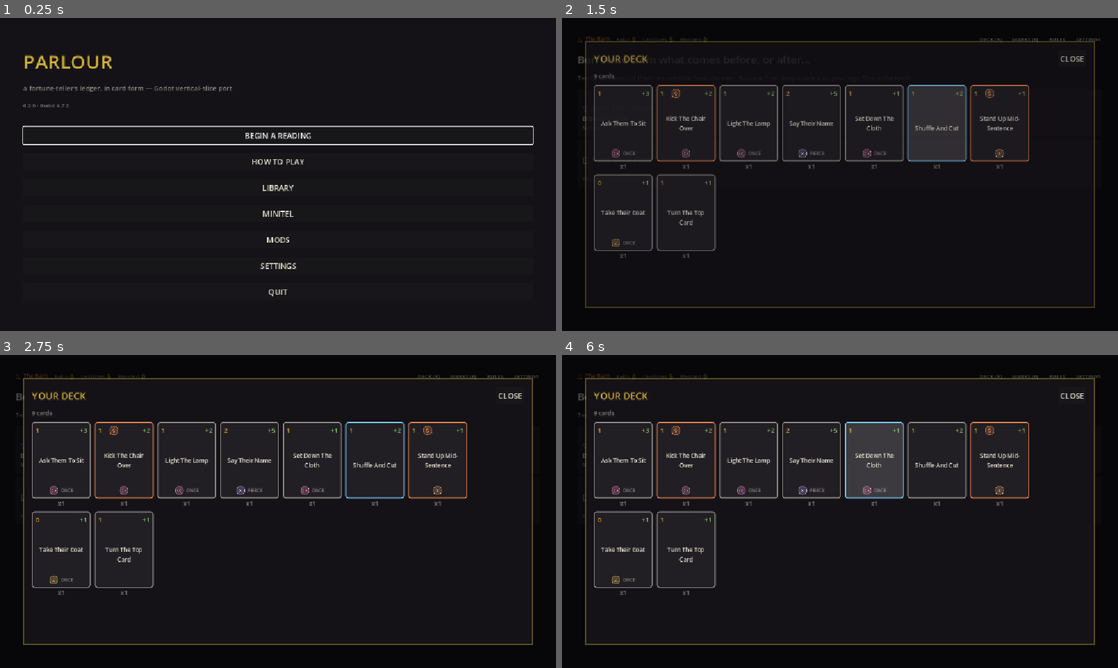
Above: before the commit, frames 1-4 (two rows, left to right).
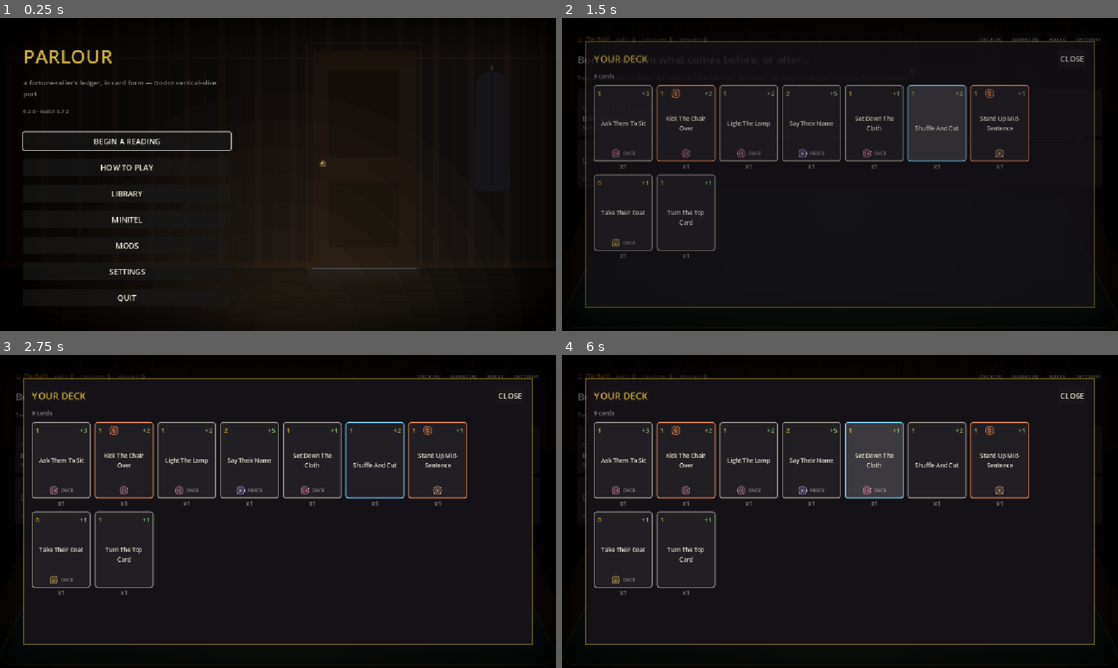
Above: after the commit, the same moments.

Repository: SwanFortune/fortune
Game: Godot game, scene res://scenes/Boot.tscn
Same seed, same stepped clock (60 frames per second), same inputs: the game is played once before the commit and once after it.
Inputs (mouse positions are in pixels of both pictures, inside the frame that each line leads up to):
- Up to frame 1 (0.25 s): no input
- Up to frame 2 (1.5 s): click "BEGIN A READING" at 0.5 s; tap Enter (ui_accept) at 1.25 s; move the mouse to (962, 158) at 1.27 s; hold Right (ui_right) from 1.28 s (still down); hold D (parlour_deck) from 1.28 s (still down); click (962, 158) at 1.42 s
- Up to frame 3 (2.75 s): tap Enter (ui_accept) at 1.52 s; release Right (ui_right) at 2 s; release D (parlour_deck) at 2 s; click "DECK (9)" at 2 s
- Up to frame 4 (6 s): click "MARKS (0)" at 2.75 s; click "RULES" at 3.5 s; click "SETTINGS" at 4.25 s; tap Enter (ui_accept) at 5, 5.75 s; drag from (728, 527) to (812, 574) at 5.02 s; move the mouse to (895, 442) at 5.77 s; hold Right (ui_right) from 5.78 s (still down); hold R (parlour_read) from 5.78 s (still down); click (895, 442) at 5.92 s

The runs differ from the first frame. In frame 1, 3.9% of the frame differs, in the area x 4-96%, y 10-91%; in frame 2, less than 0.1%; in frame 3, less than 0.1%; in frame 4, less than 0.1%.

Commit message:
Put every screen in the room, in three views
Drawing the parlour behind the reading screen made a new problem: the reading
screen was a room and the other thirteen were flat rectangles with widgets on
them, so the game looked half-finished in a way it had not before. The map is
seen as often as the reading is.

The room is now the backdrop to the whole game, in three views of the same
house:

  VIEW_TABLE  at the table, looking down at the cloth -- the reading, the
              result, rewards, the shop, events
  VIEW_DOOR   looking across the room at the closed door -- the main menu,
              "who knocks tonight?", and the end of a run, which is the night
              the knocking stops
  VIEW_WALL   the papered wall and the boards and nothing else -- settings,
              library, mods, the rules, the credits, the Minitel, choosing a
              sign

THE VIEW IS A PARAMETER OF UIKit.root_control(), not something each screen does
for itself. Every screen already called it, so this was one change rather than
thirteen -- and "every screen is somewhere" is now a rule a fourteenth screen
cannot forget, because it gets the room whether or not whoever writes it knows
the rule exists. test_scenes.gd asserts it from inside _check_focus(), which
every visit in the sweep already goes through, so the check extends to screens
that do not exist yet. It also asserts the room is BEHIND the screen: a backdrop
drawn over the words is worse than no backdrop, and nothing else would notice.
Both verified by stubbing and watching all 27 screen visits go red.

VIEW_WALL exists because the first pass gave the reference screens the table. A
settings list is dense with words and nothing is happening in it; a table laid
out behind a row of sliders, with a teacup showing through the gaps between
them, is something to look past rather than at.

The menu became a column. With a room behind it, the stack of buttons stretched
from one edge of the window to the other was suddenly the problem: it covered
the room completely, and an 1100-pixel-wide button was never good anyway. The
menu and the run-over screen read down a column on the left now, with
UIKit.side_scrim() darkening only that side -- a scrim over the whole backdrop
was the first attempt, and it quietens the part of the room nothing is written
on exactly as much as the part that needs it, so you pay for the room and then
hide it.

The door moved to the right of the frame for the same reason. And what is under
it went from a bright bar -- a strip light, not a door -- to a hairline at the
threshold with a soft spill on the boards in front, because light coming under a
door lands somewhere.

Full suite green (17 files).

Co-Authored-By: Claude Opus 5 <noreply@anthropic.com>
Claude-Session: https://claude.ai/code/session_01J6RRrwyn3hcGZTmEVan3Un

Diff:
--- a/godot/scenes/Credits.gd
+++ b/godot/scenes/Credits.gd
@@ -11,6 +11,7 @@
 
 ## Loaded by path, not by `class_name` — see autoload/Content.gd's header.
 const UIKit := preload("res://scenes/UIKit.gd")
+const Table := preload("res://scenes/Table.gd")
 
 const COLUMN_WIDTH := 780
 const SCROLL_STEP := 60
@@ -20,7 +21,7 @@
 
 
 func _ready() -> void:
-	var root := UIKit.root_control()
+	var root := UIKit.root_control(Table.VIEW_WALL)
 	add_child(root)
 	var m := UIKit.margin(32)
 	root.add_child(m)
--- a/godot/scenes/HowToPlay.gd
+++ b/godot/scenes/HowToPlay.gd
@@ -22,6 +22,7 @@
 
 ## Loaded by path, not by `class_name` — see autoload/Content.gd's header.
 const UIKit := preload("res://scenes/UIKit.gd")
+const Table := preload("res://scenes/Table.gd")
 
 ## A comfortable measure for prose. The rest of the game is columns and lists
 ## that want the whole window; this is the only screen that is paragraphs, and
@@ -38,7 +39,7 @@
 func _ready() -> void:
 	if Nav.help_return_scene != "":
 		_return_scene = Nav.help_return_scene
-	var root := UIKit.root_control()
+	var root := UIKit.root_control(Table.VIEW_WALL)
 	add_child(root)
 	var m := UIKit.margin(32)
 	root.add_child(m)
--- a/godot/scenes/Library.gd
+++ b/godot/scenes/Library.gd
@@ -20,6 +20,7 @@
 ## does not resolve, this script fails to compile, and the scene instantiates
 ## with no script at all. See autoload/Content.gd's header for the full story.
 const UIKit := preload("res://scenes/UIKit.gd")
+const Table := preload("res://scenes/Table.gd")
 
 ## Flag fields, and the label each gets. Unlike the numeric fields (which
 ## come from the card_effects registry) these are booleans the engine reads
@@ -46,7 +47,7 @@
 
 
 func _ready() -> void:
-	var root := UIKit.root_control()
+	var root := UIKit.root_control(Table.VIEW_WALL)
 	add_child(root)
 	var m := UIKit.margin(24)
 	root.add_child(m)
--- a/godot/scenes/MainMenu.gd
+++ b/godot/scenes/MainMenu.gd
@@ -6,6 +6,11 @@
 ## does not resolve, this script fails to compile, and the scene instantiates
 ## with no script at all. See autoload/Content.gd's header for the full story.
 const UIKit := preload("res://scenes/UIKit.gd")
+const Table := preload("res://scenes/Table.gd")
+
+## How wide the menu column is. Scaled with the text, because at the top of the
+## interface-size range the labels are 30% bigger and a fixed column clips them.
+const MENU_WIDTH := 430.0
 
 ## Set once BEGIN has been pressed while a run was in progress, so the second
 ## press is the one that actually discards it. A two-step button rather than a
@@ -30,13 +35,23 @@
 func _build() -> void:
 	if _root != null:
 		_root.queue_free()
-	_root = UIKit.root_control()
+	_root = UIKit.root_control(Table.VIEW_DOOR)
 	add_child(_root)
+	# The menu is a COLUMN down the left, not a stack of buttons stretched from
+	# one side of the window to the other. Two reasons, and the second is the
+	# one that matters: a 1100-pixel-wide button is bad at any resolution, and
+	# leaving the right two thirds clear is what lets the room behind be a room
+	# rather than a texture behind some widgets.
+	_root.add_child(UIKit.side_scrim(MENU_WIDTH * UIKit.text_scale * 1.6))
 	var m := UIKit.margin(48)
 	_root.add_child(m)
+	var row := UIKit.hbox(0)
+	m.add_child(row)
 	var v := UIKit.vbox(18)
+	v.custom_minimum_size.x = MENU_WIDTH * UIKit.text_scale
+	v.size_flags_horizontal = Control.SIZE_SHRINK_BEGIN
 	v.alignment = BoxContainer.ALIGNMENT_CENTER
-	m.add_child(v)
+	row.add_child(v)
 
 	v.add_child(UIKit.block(I18n.t("PARLOUR"), 40, UIKit.GOLD))
 	v.add_child(UIKit.block("a fortune-teller's ledger, in card form — Godot vertical-slice port", 14, UIKit.DIM))
--- a/godot/scenes/Map.gd
+++ b/godot/scenes/Map.gd
@@ -7,10 +7,11 @@
 ## with no script at all. See autoload/Content.gd's header for the full story.
 const RunHeader := preload("res://scenes/RunHeader.gd")
 const UIKit := preload("res://scenes/UIKit.gd")
+const Table := preload("res://scenes/Table.gd")
 
 
 func _ready() -> void:
-	var root := UIKit.root_control()
+	var root := UIKit.root_control(Table.VIEW_DOOR)
 	add_child(root)
 	var m := UIKit.margin(32)
 	root.add_child(m)
--- a/godot/scenes/MinitelScreen.gd
+++ b/godot/scenes/MinitelScreen.gd
@@ -13,6 +13,7 @@
 
 ## Loaded by path, not by `class_name` — see autoload/Content.gd's header.
 const UIKit := preload("res://scenes/UIKit.gd")
+const Table := preload("res://scenes/Table.gd")
 
 ## The terminal's own palette, local to this screen. Everything else in the
 ## game is ink-on-dark parchment; a Minitel was a cathode tube in a beige box,
@@ -43,7 +44,7 @@
 	for c in get_children():
 		c.queue_free()
 
-	var root := UIKit.root_control()
+	var root := UIKit.root_control(Table.VIEW_WALL)
 	add_child(root)
 	var m := UIKit.margin(32)
 	root.add_child(m)
--- a/godot/scenes/ModsScreen.gd
+++ b/godot/scenes/ModsScreen.gd
@@ -18,6 +18,7 @@
 ## does not resolve, this script fails to compile, and the scene instantiates
 ## with no script at all. See autoload/Content.gd's header for the full story.
 const UIKit := preload("res://scenes/UIKit.gd")
+const Table := preload("res://scenes/Table.gd")
 
 var _return_scene: String = "res://scenes/MainMenu.tscn"
 
@@ -30,7 +31,7 @@
 	for c in get_children():
 		c.queue_free()
 
-	var root := UIKit.root_control()
+	var root := UIKit.root_control(Table.VIEW_WALL)
 	add_child(root)
 	var m := UIKit.margin(32)
 	root.add_child(m)
--- a/godot/scenes/Reading.gd
+++ b/godot/scenes/Reading.gd
@@ -49,8 +49,6 @@
 	var f: Dictionary = Run.state["f"]
 	var root := UIKit.root_control()
 	add_child(root)
-	# The table and its cloth, behind everything. See scenes/Table.gd.
-	root.add_child(Table.background())
 	var m := UIKit.margin(28)
 	root.add_child(m)
 	var v := UIKit.vbox(10)
--- a/godot/scenes/RunOver.gd
+++ b/godot/scenes/RunOver.gd
@@ -6,18 +6,31 @@
 ## does not resolve, this script fails to compile, and the scene instantiates
 ## with no script at all. See autoload/Content.gd's header for the full story.
 const UIKit := preload("res://scenes/UIKit.gd")
+const Table := preload("res://scenes/Table.gd")
+
+## The width of the column this screen reads down. Same idea as MainMenu's.
+const COLUMN := 460.0
 
 
 func _ready() -> void:
 	var over: Dictionary = Run.state["over"]
 
-	var root := UIKit.root_control()
+	var root := UIKit.root_control(Table.VIEW_DOOR)
 	add_child(root)
+	# A column down the left, like the menu — this screen is the same closed
+	# door, and stretching four stat lines from one side of the window to the
+	# other put "Faith" and "44" a thousand pixels apart with the picture of the
+	# thing that just happened hidden behind them.
+	root.add_child(UIKit.side_scrim(COLUMN * UIKit.text_scale * 1.6))
 	var m := UIKit.margin(48)
 	root.add_child(m)
+	var row_wrap := UIKit.hbox(0)
+	m.add_child(row_wrap)
 	var v := UIKit.vbox(14)
+	v.custom_minimum_size.x = COLUMN * UIKit.text_scale
+	v.size_flags_horizontal = Control.SIZE_SHRINK_BEGIN
 	v.alignment = BoxContainer.ALIGNMENT_CENTER
-	m.add_child(v)
+	row_wrap.add_child(v)
 
 	v.add_child(UIKit.block(UIKit.tr_line(over.get("head")), 15, UIKit.GOLD))
 	v.add_child(UIKit.block(UIKit.tr_line(over.get("title")), 22, UIKit.INK))
--- a/godot/scenes/SettingsMenu.gd
+++ b/godot/scenes/SettingsMenu.gd
@@ -20,6 +20,7 @@
 ## does not resolve, this script fails to compile, and the scene instantiates
 ## with no script at all. See autoload/Content.gd's header for the full story.
 const UIKit := preload("res://scenes/UIKit.gd")
+const Table := preload("res://scenes/Table.gd")
 
 
 var _return_scene: String = "res://scenes/MainMenu.tscn"
@@ -39,7 +40,7 @@
 	for c in get_children():
 		c.queue_free()
 
-	var root := UIKit.root_control()
+	var root := UIKit.root_control(Table.VIEW_WALL)
 	add_child(root)
 	var m := UIKit.margin(32)
 	root.add_child(m)
--- a/godot/scenes/SignSelect.gd
+++ b/godot/scenes/SignSelect.gd
@@ -6,10 +6,11 @@
 ## does not resolve, this script fails to compile, and the scene instantiates
 ## with no script at all. See autoload/Content.gd's header for the full story.
 const UIKit := preload("res://scenes/UIKit.gd")
+const Table := preload("res://scenes/Table.gd")
 
 
 func _ready() -> void:
-	var root := UIKit.root_control()
+	var root := UIKit.root_control(Table.VIEW_WALL)
 	add_child(root)
 	var m := UIKit.margin(32)
 	root.add_child(m)
--- a/godot/scenes/Table.gd
+++ b/godot/scenes/Table.gd
@@ -86,10 +86,28 @@
 const PASS_GROW := [1.16, 1.0, 0.80]
 
 
-## The table with its cloth: a full-rect background to put behind a screen.
-## Draws nothing that moves and takes no input, so it can sit under anything.
-static func background() -> Control:
+## The three views of the room, which is the whole set: one game, one parlour,
+## three places to be standing in it.
+##
+##   TABLE   you are at the table, looking down at the cloth. The reading, the
+##           rewards, the shop, the reference screens.
+##   DOOR    you are looking across the room at the door somebody is about to
+##           knock on. The menu, "who knocks tonight?", and the end of a run,
+##           which is the night the knocking stops.
+##   WALL    just the papered wall and the floor, no props. For the reference
+##           screens — settings, library, mods, the rules, the credits. They are
+##           dense with words and there is nothing happening in them; a table
+##           laid out behind a list of sliders is something to look past, not at.
+const VIEW_TABLE := "table"
+const VIEW_DOOR := "door"
+const VIEW_WALL := "wall"
+
+
+## The room, as a full-rect backdrop to put behind a screen. Draws nothing that
+## moves and takes no input, so it can sit under anything.
+static func background(view: String = VIEW_TABLE) -> Control:
 	var c := Control.new()
+	c.name = "Room"
 	c.set_anchors_preset(Control.PRESET_FULL_RECT)
 	c.mouse_filter = Control.MOUSE_FILTER_IGNORE
 	# No z_index: this is added straight after UIKit.root_control()'s flat
@@ -97,7 +115,13 @@
 	# afterwards is a later sibling and so draws on top. Pushing it behind with
 	# a negative z_index put it UNDER that opaque ColorRect, which is exactly
 	# where it cannot be seen.
-	c.draw.connect(func(): _draw_room(c))
+	match view:
+		VIEW_DOOR:
+			c.draw.connect(func(): _draw_doorway(c))
+		VIEW_WALL:
+			c.draw.connect(func(): _draw_bare_wall(c))
+		_:
+			c.draw.connect(func(): _draw_room(c))
 	# Godot only redraws a Control when something asks it to, and this one has
 	# no state of its own to change — but its SIZE changes with the window, and
 	# every measurement below is taken from it.
@@ -119,10 +143,11 @@
 	var s := c.size
 	if s.x < 4.0 or s.y < 4.0:
 		return
-	_draw_wall(c, s)
-	_draw_floor(c, s)
-	_draw_door(c, s)
-	_draw_coat(c, s)
+	var wall_h := s.y * HORIZON
+	_draw_wall(c, s, wall_h)
+	_draw_floor(c, s, wall_h)
+	_draw_door(c, s, Rect2(s.x * 0.615, wall_h * 0.10, s.x * 0.155, wall_h * 0.90))
+	_draw_coat(c, s, Vector2(s.x * 0.855, wall_h * 0.24), wall_h * 0.74)
 	var cloth := _draw_table(c, s)
 	_draw_minitel(c, s)
 	_draw_teacup(c, s)
@@ -130,11 +155,55 @@
 	_draw_vignette(c, s)
 
 
+## The quietest view: the wall behind you and the boards under your feet, and
+## nothing else in it at all. Same paper, same floor, so a screen using it is
+## still in the same house.
+static func _draw_bare_wall(c: Control) -> void:
+	var s := c.size
+	if s.x < 4.0 or s.y < 4.0:
+		return
+	var wall_h := s.y * 0.86
+	_draw_wall(c, s, wall_h)
+	_draw_floor(c, s, wall_h)
+	_draw_vignette(c, s)
+
+
+## The other end of the same room: you have turned your chair round and you are
+## looking at the door. Nobody has knocked yet.
+##
+## Same wall, same door, same coat, same floor — a long way up the wall this
+## time, because the table is behind you. What it adds is a cold line of outside
+## under the door, and the warm pool of the lamp on the floorboards behind you,
+## which between them say that the light in here is yours and the light out
+## there is not.
+static func _draw_doorway(c: Control) -> void:
+	var s := c.size
+	if s.x < 4.0 or s.y < 4.0:
+		return
+	var wall_h := s.y * 0.80
+	_draw_wall(c, s, wall_h)
+	_draw_floor(c, s, wall_h)
+
+	# The door, near enough to reach. Well off centre and to the RIGHT: a door
+	# dead centre reads as a diagram of a door, and the screens that use this
+	# view put their words down the left.
+	var dw := minf(s.x * 0.185, s.y * 0.37)
+	var leaf := Rect2(s.x * 0.655 - dw * 0.5, wall_h * 0.13, dw, wall_h * 0.87)
+	_draw_door(c, s, leaf, true)
+	_draw_coat(c, s, Vector2(s.x * 0.885, wall_h * 0.19), wall_h * 0.50)
+
+	# The lamp behind you, thrown forward across the boards. It stops short of
+	# the door, which is the whole point of it.
+	for i in range(9, 0, -1):
+		var f := float(i) / 9.0
+		c.draw_circle(Vector2(s.x * 0.5, s.y * 1.02), s.x * 0.44 * f, Color(LAMPLIGHT, 0.013))
+	_draw_vignette(c, s)
+
+
 ## The back wall: striped paper, a picture rail near the top, and a skirting
 ## board where it meets the floor. The stripes are what make it read as a room
 ## in a house rather than as a dark rectangle.
-static func _draw_wall(c: Control, s: Vector2) -> void:
-	var wall_h := s.y * HORIZON
+static func _draw_wall(c: Control, s: Vector2, wall_h: float) -> void:
 	c.draw_rect(Rect2(0, 0, s.x, wall_h), WALL)
 	var pitch := s.x * 0.032
 	var x := pitch * 0.5
@@ -158,8 +227,7 @@
 ## behind everything, and the table reads as a shape cut out of a void rather
 ## than a piece of furniture standing on something. Boards crowding together
 ## toward the wall is the whole of the perspective here.
-static func _draw_floor(c: Control, s: Vector2) -> void:
-	var y := s.y * HORIZON
+static func _draw_floor(c: Control, s: Vector2, y: float) -> void:
 	c.draw_rect(Rect2(0, y, s.x, s.y - y), FLOOR)
 	for i in 6:
 		var t := (float(i) + 1.0) / 7.0
@@ -171,17 +239,13 @@
 ## The door. It is the one prop in this room with a job: someone knocks on it,
 ## and a run ends when the knocking stops. Closed, panelled, brass knob, hinged
 ## on the far side so the knob faces the room.
-static func _draw_door(c: Control, s: Vector2) -> void:
-	var wall_h := s.y * HORIZON
-	var w := s.x * 0.155
-	var left := s.x * 0.615
-	var top := wall_h * 0.10
+static func _draw_door(c: Control, s: Vector2, leaf: Rect2, under_light: bool = false) -> void:
+	var w := leaf.size.x
 	# The architrave is a BORDER, not a filled rectangle behind the leaf. Filled,
 	# it was a pale slab the size of a door sitting directly under the header
 	# text, which is the loudest thing this room could possibly have done.
-	var frame := Rect2(left - w * 0.055, top - wall_h * 0.05, w * 1.11, wall_h - top + wall_h * 0.05)
+	var frame := leaf.grow_individual(w * 0.055, leaf.size.y * 0.035, w * 0.055, 0.0)
 	c.draw_rect(frame, Color(DOOR_EDGE, 0.55), false, maxf(1.0, s.y * 0.005))
-	var leaf := Rect2(left, top, w, wall_h - top)
 	c.draw_rect(leaf, DOOR)
 
 	# Two recessed panels, each with a lit top edge so the recess reads.
@@ -197,26 +261,41 @@
 
 	# The knob, on the room side.
 	var knob := Vector2(leaf.position.x + w * 0.10, leaf.position.y + leaf.size.y * 0.52)
-	c.draw_circle(knob, s.y * 0.011, Color(BRASS, 0.85))
-	c.draw_circle(knob - Vector2(s.y * 0.003, s.y * 0.003), s.y * 0.004, Color(1, 0.92, 0.75, 0.5))
+	var knob_r := maxf(2.0, minf(s.y * 0.011, w * 0.07))
+	c.draw_circle(knob, knob_r, Color(BRASS, 0.85))
+	c.draw_circle(knob - Vector2(knob_r * 0.3, knob_r * 0.3), knob_r * 0.36, Color(1, 0.92, 0.75, 0.5))
+
+	# A cold sliver of outside under the door. Only in the view that faces it —
+	# on the reading screen the door is a detail at the back of the room, and a
+	# glowing line under it would be the brightest thing on the table.
+	if under_light:
+		var cold := Color(0.56, 0.64, 0.78)
+		# The spill first, ON THE FLOOR in front of the threshold and fading as
+		# it goes — light under a door lands somewhere. Then the gap itself, a
+		# hairline. A first pass drew the gap alone, thick and bright, and it
+		# read as a strip light rather than as night on the other side.
+		for i in 7:
+			var f := float(i) / 7.0
+			c.draw_rect(Rect2(leaf.position.x - w * 0.06 * f, leaf.end.y,
+				w * (1.0 + 0.12 * f), s.y * 0.055 * f), Color(cold, 0.012))
+		c.draw_rect(Rect2(leaf.position.x, leaf.end.y - s.y * 0.0015, w, s.y * 0.003),
+			Color(cold, 0.20))
 
 
 ## A coat on a hook by the door — TAKE THEIR COAT is the first thing a lot of
 ## readings open with, and this is where it goes.
-static func _draw_coat(c: Control, s: Vector2) -> void:
-	var wall_h := s.y * HORIZON
-	var at := Vector2(s.x * 0.855, wall_h * 0.24)
+static func _draw_coat(c: Control, s: Vector2, at: Vector2, length: float) -> void:
 	c.draw_line(at, at + Vector2(0, s.y * 0.012), Color(BRASS, 0.6), maxf(1.0, s.y * 0.004), true)
 	# Shoulders, then a body that widens and settles — a hung coat, not a person.
 	var body := PackedVector2Array([
 		at + Vector2(0, s.y * 0.014),
 		at + Vector2(s.x * 0.028, s.y * 0.040),
-		at + Vector2(s.x * 0.032, wall_h * 0.74),
-		at + Vector2(-s.x * 0.032, wall_h * 0.74),
+		at + Vector2(s.x * 0.032, length),
+		at + Vector2(-s.x * 0.032, length),
 		at + Vector2(-s.x * 0.028, s.y * 0.040),
 	])
 	c.draw_colored_polygon(_soften(body, s.y * 0.016), COAT)
-	c.draw_line(at + Vector2(0, s.y * 0.022), at + Vector2(0, wall_h * 0.70),
+	c.draw_line(at + Vector2(0, s.y * 0.022), at + Vector2(0, length * 0.95),
 		Color(0, 0, 0, 0.30), maxf(1.0, s.y * 0.004), true)
 
 
--- a/godot/scenes/UIKit.gd
+++ b/godot/scenes/UIKit.gd
@@ -128,14 +128,53 @@
 	text_scale = float(settings.get_value("text_scale"))
 
 
-static func root_control() -> Control:
+## `room` picks which view of the parlour is drawn behind the screen — see
+## scenes/Table.gd. It is a parameter of THIS function and not something each
+## screen does for itself, because "every screen is somewhere" is a rule, and a
+## rule that each of thirteen screens has to remember is a rule that a
+## fourteenth will break. tests/test_scenes.gd asserts the room is there.
+##
+## Table.gd is loaded by path rather than preloaded: this file is reached from
+## autoloads, and preload() resolves at compile time, before `godot -s` has
+## registered them. See autoload/Content.gd's header — seventh time.
+static func root_control(room: String = "table") -> Control:
 	refresh_look()
 	var c := Control.new()
 	c.set_anchors_preset(Control.PRESET_FULL_RECT)
+	# Still here under the room. The room draws over all of it, but a screen
+	# that somehow gets no room, or a frame before the room has been sized, must
+	# not show whatever was on screen before it.
 	var bg := ColorRect.new()
 	bg.color = BG
 	bg.set_anchors_preset(Control.PRESET_FULL_RECT)
 	c.add_child(bg)
+	if room != "none":
+		c.add_child((load("res://scenes/Table.gd") as GDScript).background(room))
+	return c
+
+
+## A dark gradient down one side of the screen, so a column of text can sit on
+## a drawn room and still be read.
+##
+## The alternative is a scrim over the WHOLE backdrop, which is what a first
+## pass reached for — and it quietens the part of the room nothing is written on
+## just as much as the part that needs it, so you pay for the room and then hide
+## it. This darkens only the side the words are on and leaves the rest alone.
+static func side_scrim(width: float, strength: float = 0.55) -> Control:
+	var c := Control.new()
+	c.name = "Scrim"
+	c.set_anchors_preset(Control.PRESET_FULL_RECT)
+	c.mouse_filter = Control.MOUSE_FILTER_IGNORE
+	c.draw.connect(func():
+		var steps := 26
+		for i in steps:
+			var f := float(i) / float(steps)
+			# Solid at the edge, gone by `width`. Squared so it holds its
+			# darkness under the text and falls away quickly past it.
+			c.draw_rect(Rect2(0, 0, width * (1.0 - f), c.size.y),
+				Color(0, 0, 0, strength / float(steps)))
+	)
+	c.resized.connect(func(): c.queue_redraw())
 	return c
 
 
--- a/godot/tests/test_scenes.gd
+++ b/godot/tests/test_scenes.gd
@@ -778,6 +778,7 @@
 
 
 func _check_focus(label: String, instance: Node) -> void:
+	_check_room(label, instance)
 	var focused: Control = instance.get_viewport().gui_get_focus_owner()
 	if focused == null:
 		if not NO_CONTROLS.has(label):
@@ -792,6 +793,29 @@
 		printerr("FAIL: %s focused a DISABLED control (%s) — pressing Confirm there does nothing" % [label, focused])
 
 
+## EVERY SCREEN IS SOMEWHERE. The game is set in one room and every screen is a
+## view of it — the table, the door, or the bare wall — so no screen should be a
+## rectangle of flat colour with widgets on it. That is what the whole game was
+## before, and the way back to it is not a decision anyone makes: it is somebody
+## adding a fourteenth screen and not knowing there was anything to remember.
+##
+## Called from _check_focus(), so every scene the sweep above visits is checked,
+## including any added later. The room comes from UIKit.root_control() precisely
+## so a screen cannot forget it — this is the assertion that that stays true.
+##
+## It also has to be BEHIND the screen. A backdrop drawn over the words is worse
+## than no backdrop, and nothing else would notice.
+func _check_room(label: String, instance: Node) -> void:
+	var room := instance.find_child("Room", true, false)
+	if room == null:
+		printerr("FAIL: %s has no room behind it — it is a flat rectangle with widgets on it" % label)
+		return
+	var siblings: int = room.get_parent().get_child_count()
+	if room.get_index() > 1:
+		printerr("FAIL: %s draws its room at position %d of %d — it is over the screen, not behind it"
+			% [label, room.get_index(), siblings])
+
+
 ## The in-run SETTINGS chip has to remember which screen to come back to,
 ## or a player who opens settings mid-run gets dumped at the main menu with
 ## their run still live but unreachable. Checks the handoff Nav does, rather
Not shown, changed: godot/docs/ART_GUIDE.md
Not shown, changed: godot/docs/PORTING_NOTES.md
